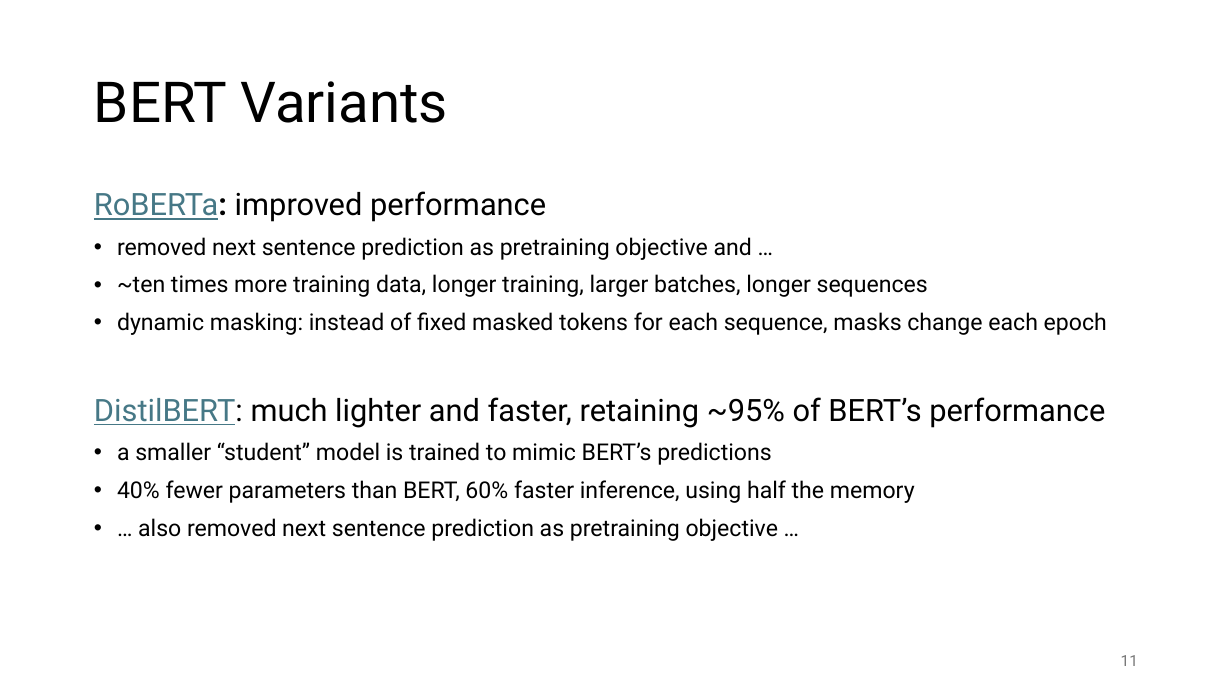
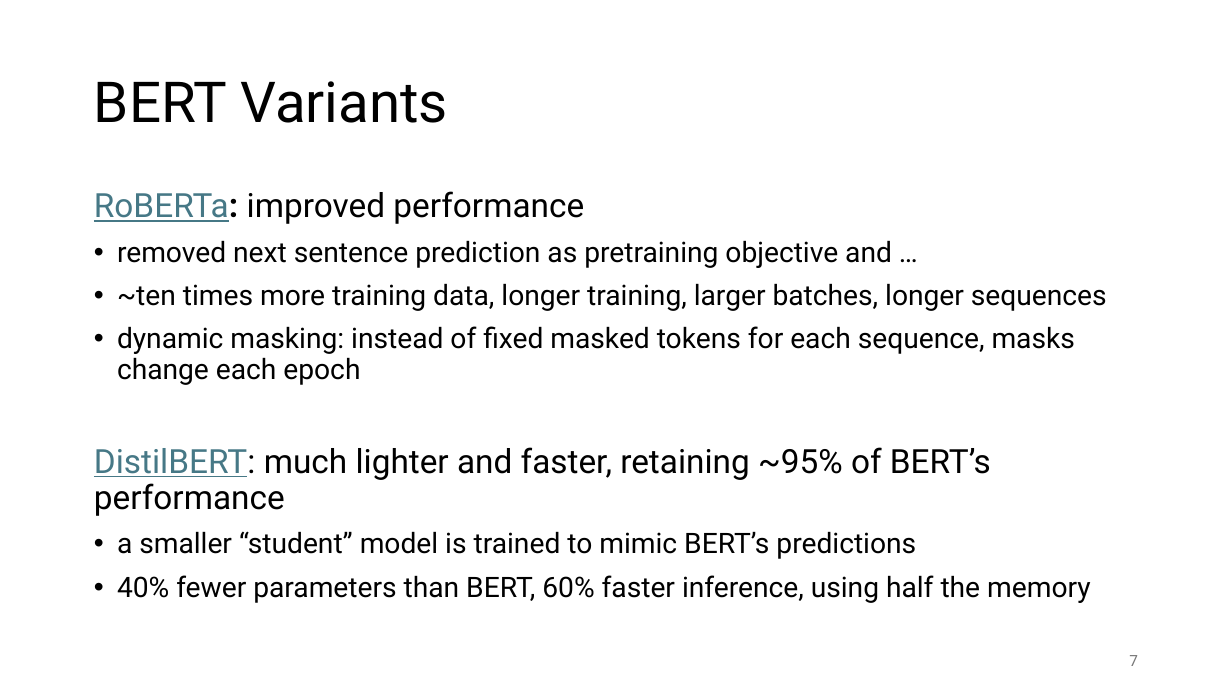
Before and after one commit to FelixWick/language_models, a slide deck: slide 7 of slides/5_finetuning.pptx (slide 11 before the commit). Drawn at 1232x693 pixels with LibreOffice and Linux fonts; fonts in the diff are those of the drawing. Boxes give left, top, right and bottom in pixels: in the first picture for what was removed or moved away, otherwise in the second. Text is boxed around its words. In the diff, an @@ line names an element or a change of style, - is before the commit and + after.

```diff
--- a/slides/5_finetuning.pptx
+++ b/slides/5_finetuning.pptx
@@ text "RoBERTa: improved performance" at (x1=94, y1=191, x2=1107, y2=603): size 24 to 26 pt in "RoBERTa: improved performance", "DistilBERT: much lighter and faster, retaining ~95% ..."; size 18 to 22 pt in "removed next sentence prediction as pretraining objective ...", "~ten times more training data, longer training, ...", "dynamic masking: instead of fixed masked tokens ...", "a smaller “student” model is trained to ..." and 1 more places @@
@@ text at (x1=138, y1=518, x2=778, y2=541): paragraph removed @@
-• … also removed next sentence prediction as pretraining objective …
@@ page number at (x1=1129, y1=655, x2=1138, y2=666): text changed @@
-11
+7
```
Also in this commit, not shown: 9 other slides changed, 5 slides removed.
